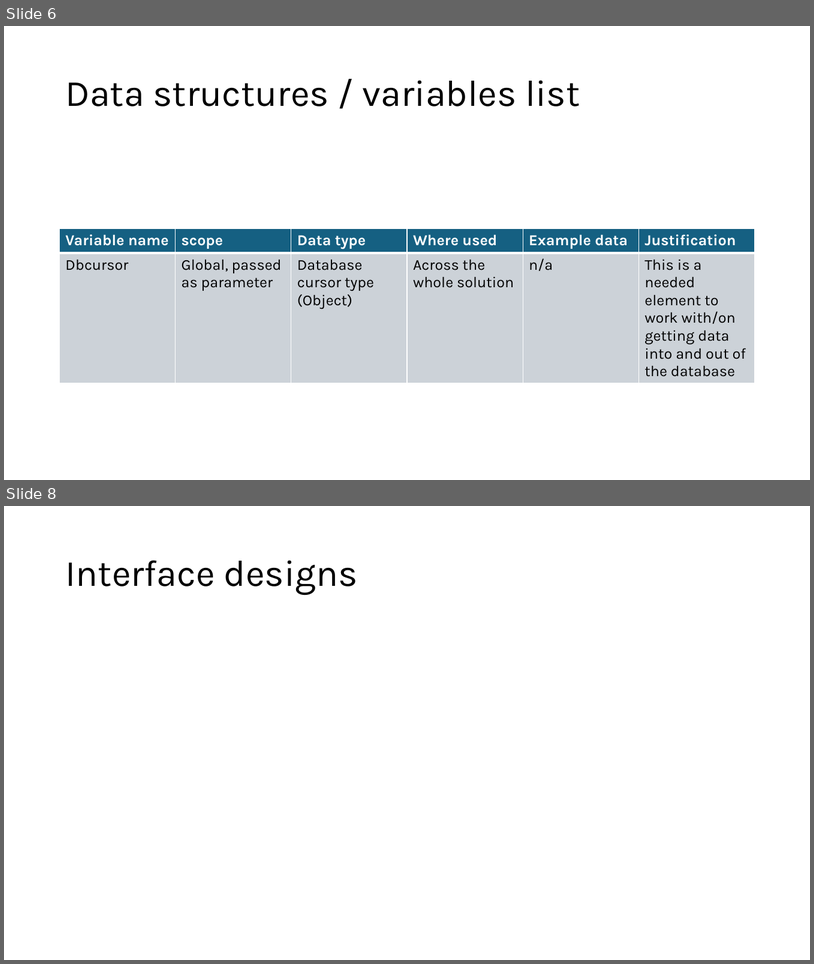
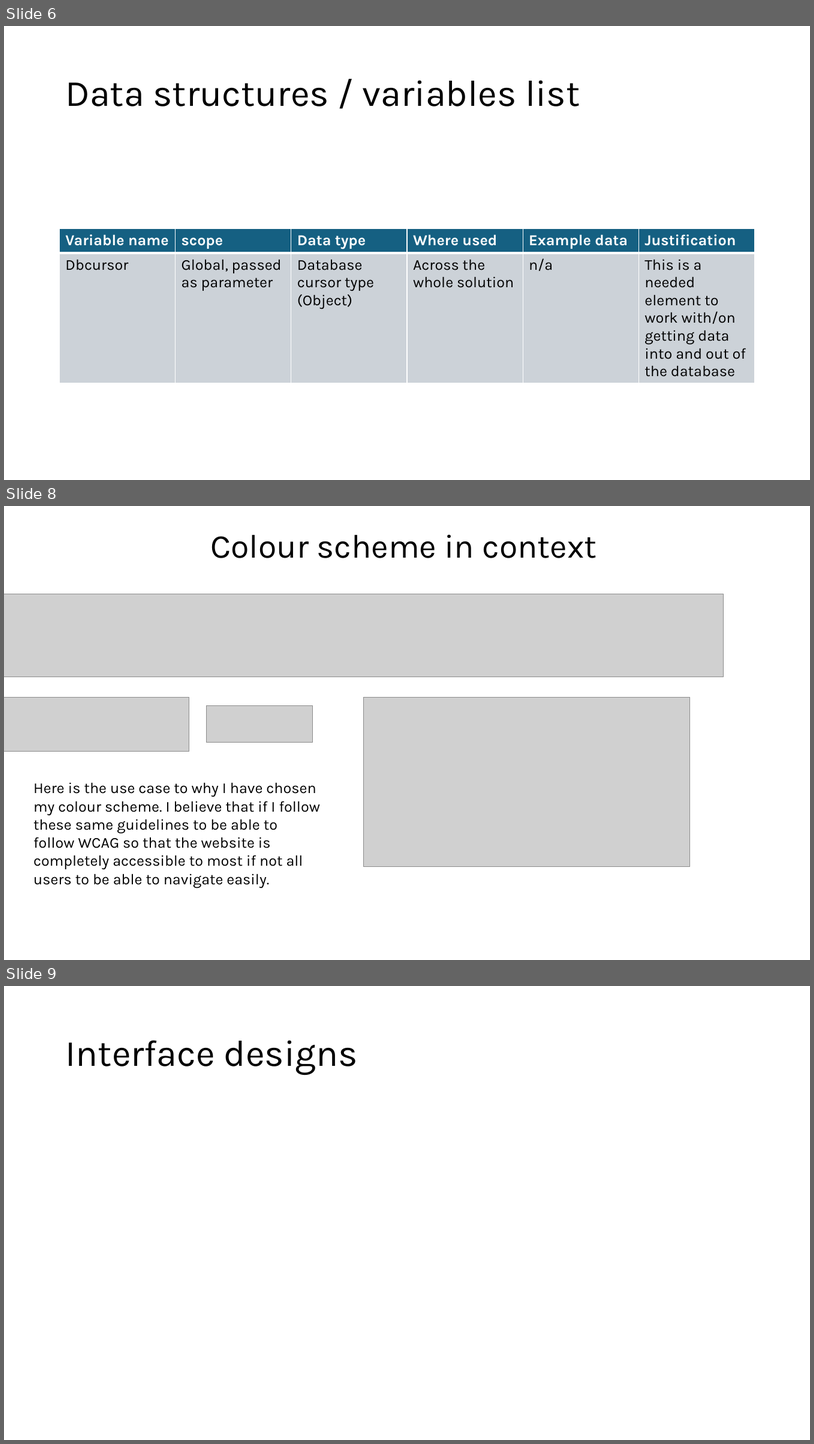
Before and after one commit to Nobodyishome1816/glowing-giggle, a slide deck: May23OCC/mywork/task1/design.pptx. Shown one above the other, each under a label of ours: slides 6 and 8 before the commit, slides 6, 8 and 9 after it; the slides between them are not shown. The pictures are 814x964 and 814x1444 pixels, drawn with LibreOffice and Linux fonts; fonts in the diff are those of the drawing; grey boxes stand for pictures. Boxes give left, top, right and bottom in pixels: in the first picture for what was removed or moved away, otherwise in the second. Text is boxed around its words. In the diff, an @@ line names an element or a change of style, - is before the commit and + after.

```diff
--- a/May23OCC/mywork/task1/design.pptx
+++ b/May23OCC/mywork/task1/design.pptx
@@ slide 8 added at (4,506,810,960), background #FFFFFF @@
@@ title added at (211,535,597,558), 39.6 pt, text #000000 @@
+Colour scheme in context
@@ picture added at (4,594,724,676) @@
@@ picture added at (4,697,189,751) @@
@@ picture added at (364,697,690,867) @@
@@ picture added at (207,706,313,742) @@
@@ text added at (33,782,320,888), 18 pt, text #000000 @@
+Here is the use case to why I have chosen my colour scheme. I believe that if I follow these same guidelines to be able to follow WCAG so that the website is completely accessible to most if not all users to be able to navigate easily.
@@ what was slide 8 is now slide 9 @@
```
Also in this commit, not shown: 4 slides changed, 1 other slide added, 1 slide removed.
